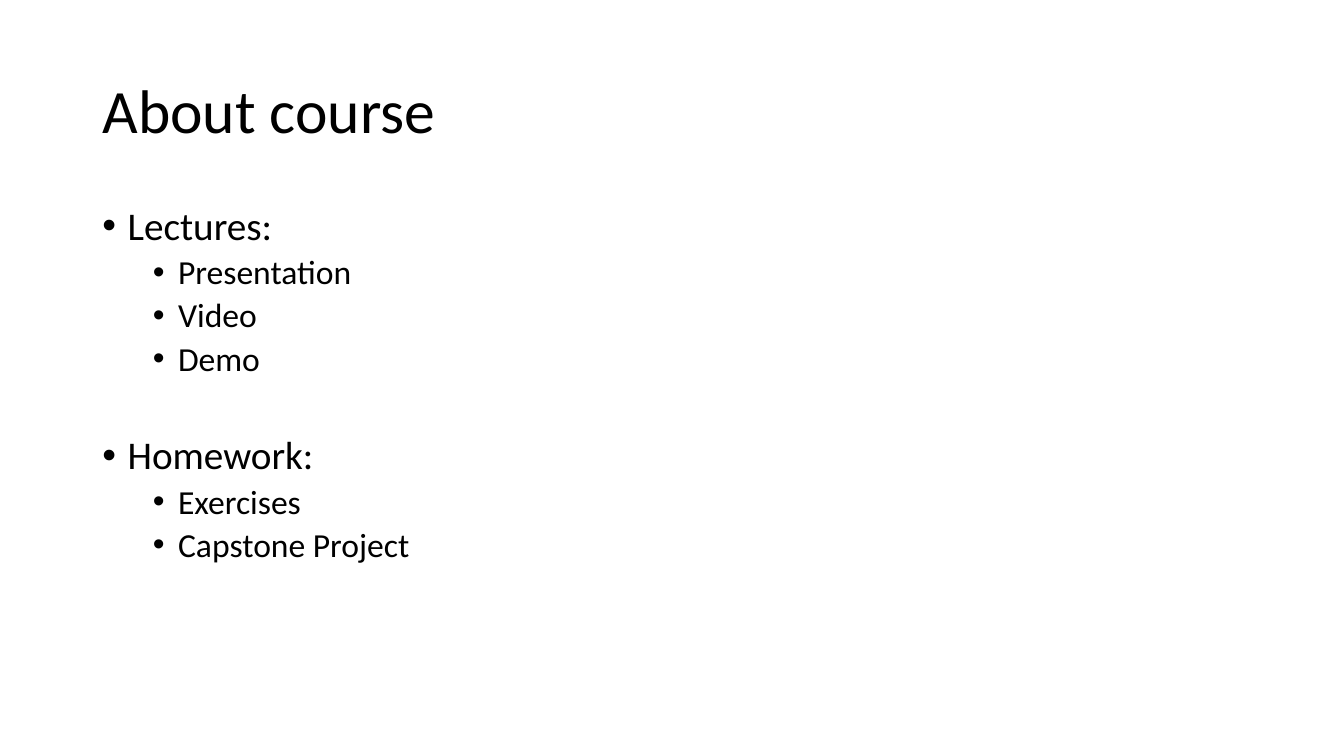
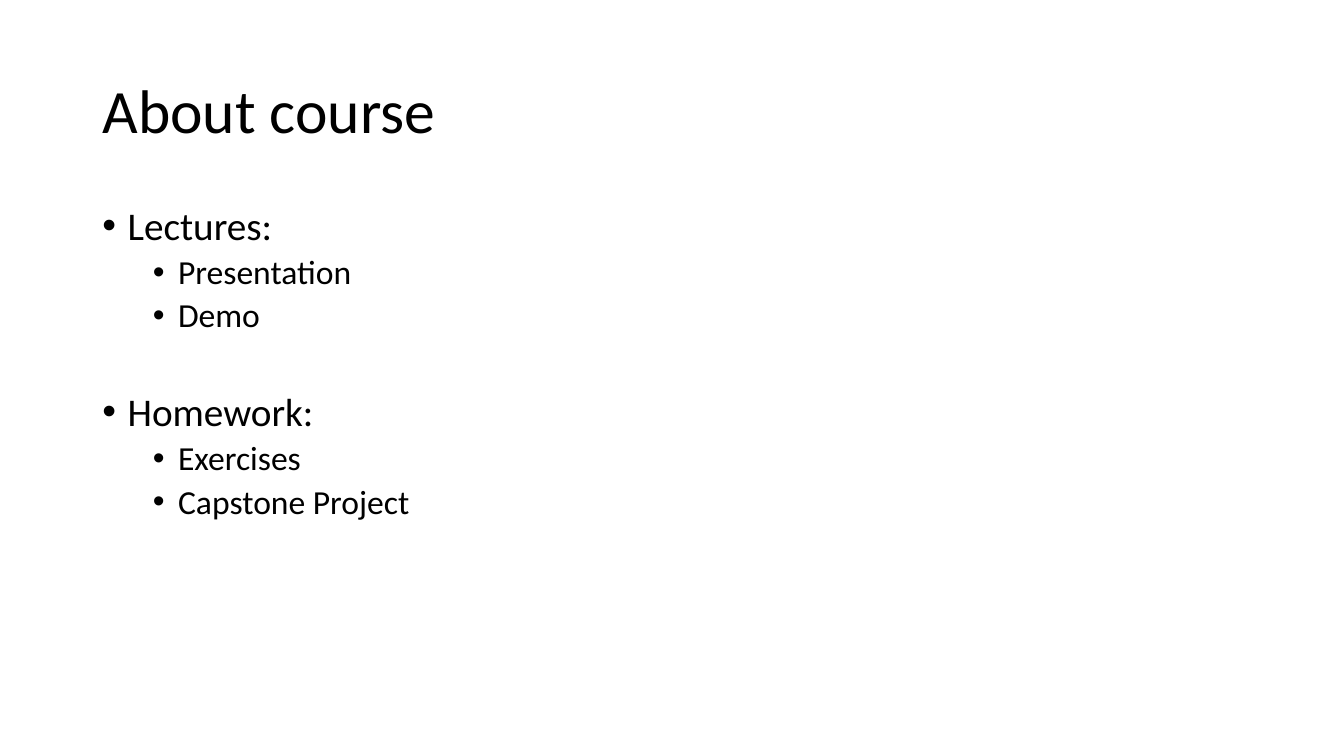
Before and after one commit to v1r7u/cloud_computing_old, a slide deck: slide 4 of presentations/01_Introduction.pptx. Drawn at 1344x756 pixels with LibreOffice and Linux fonts; fonts in the diff are those of the drawing. Boxes give left, top, right and bottom in pixels: in the first picture for what was removed or moved away, otherwise in the second. Text is boxed around its words. In the diff, an @@ line names an element or a change of style, - is before the commit and + after.

```diff
--- a/presentations/01_Introduction.pptx
+++ b/presentations/01_Introduction.pptx
@@ text at <box>178,303,257,328</box>: paragraph removed @@
-  • Video
```
Also in this commit, not shown: 3 other slides changed, 8 other files.
